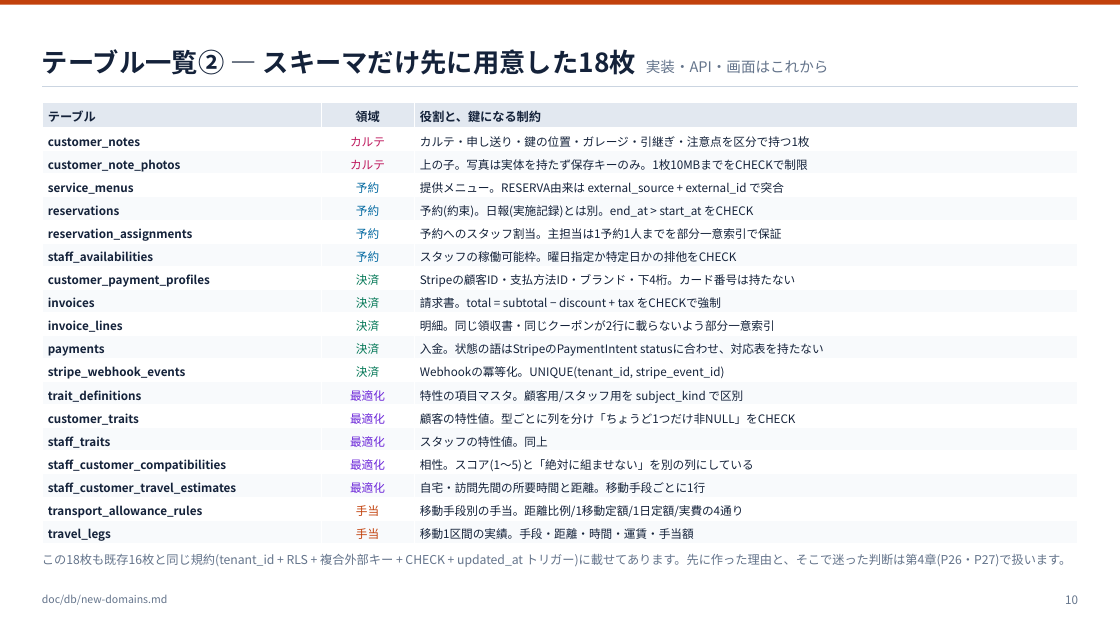
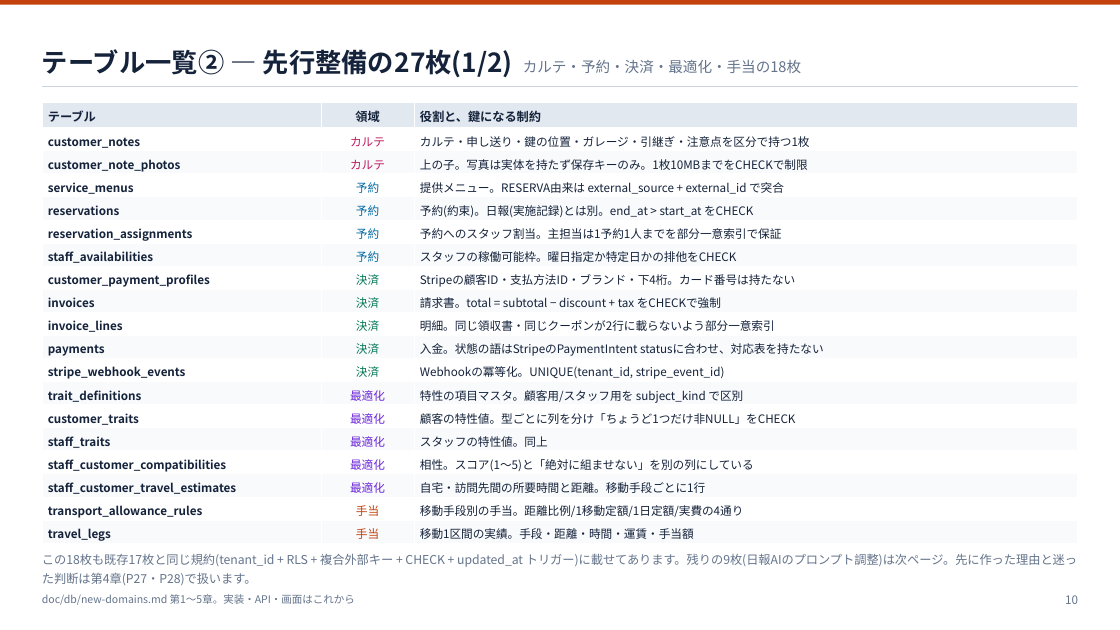
Before and after one commit to ohru131/katahimo-app, a slide deck: slide 10 of doc/slides/db-review.pptx. Drawn at 1120x630 pixels with LibreOffice and Linux fonts; fonts in the diff are those of the drawing. Boxes give left, top, right and bottom in pixels: in the first picture for what was removed or moved away, otherwise in the second. Text is boxed around its words. In the diff, an @@ line names an element or a change of style, - is before the commit and + after.

```diff
--- a/doc/slides/db-review.pptx
+++ b/doc/slides/db-review.pptx
@@ text at (x1=42, y1=49, x2=801, y2=77): text changed @@
-テーブル一覧② — スキーマだけ先に用意した18枚 実装・API・画面はこれから
+テーブル一覧② — 先行整備の27枚(1/2) カルテ・予約・決済・最適化・手当の18枚
@@ text at (x1=42, y1=553, x2=1077, y2=585): text changed @@
-この18枚も既存16枚と同じ規約(tenant_id + RLS + 複合外部キー + CHECK + updated_at トリガー)に載せてあります。先に作った理由と、そこで迷った判断は第4章(P26・P27)で扱います。
+この18枚も既存17枚と同じ規約(tenant_id + RLS + 複合外部キー + CHECK + updated_at トリガー)に載せてあります。残りの9枚(日報AIのプロンプト調整)は次ページ。先に作った理由と迷った判断は第4章(P27・P28)で扱います。
@@ text at (x1=42, y1=594, x2=355, y2=605): text changed @@
-doc/db/new-domains.md
+doc/db/new-domains.md 第1〜5章。実装・API・画面はこれから
```
Also in this commit, not shown: 25 other slides changed, 1 slide added, 7 other files.
